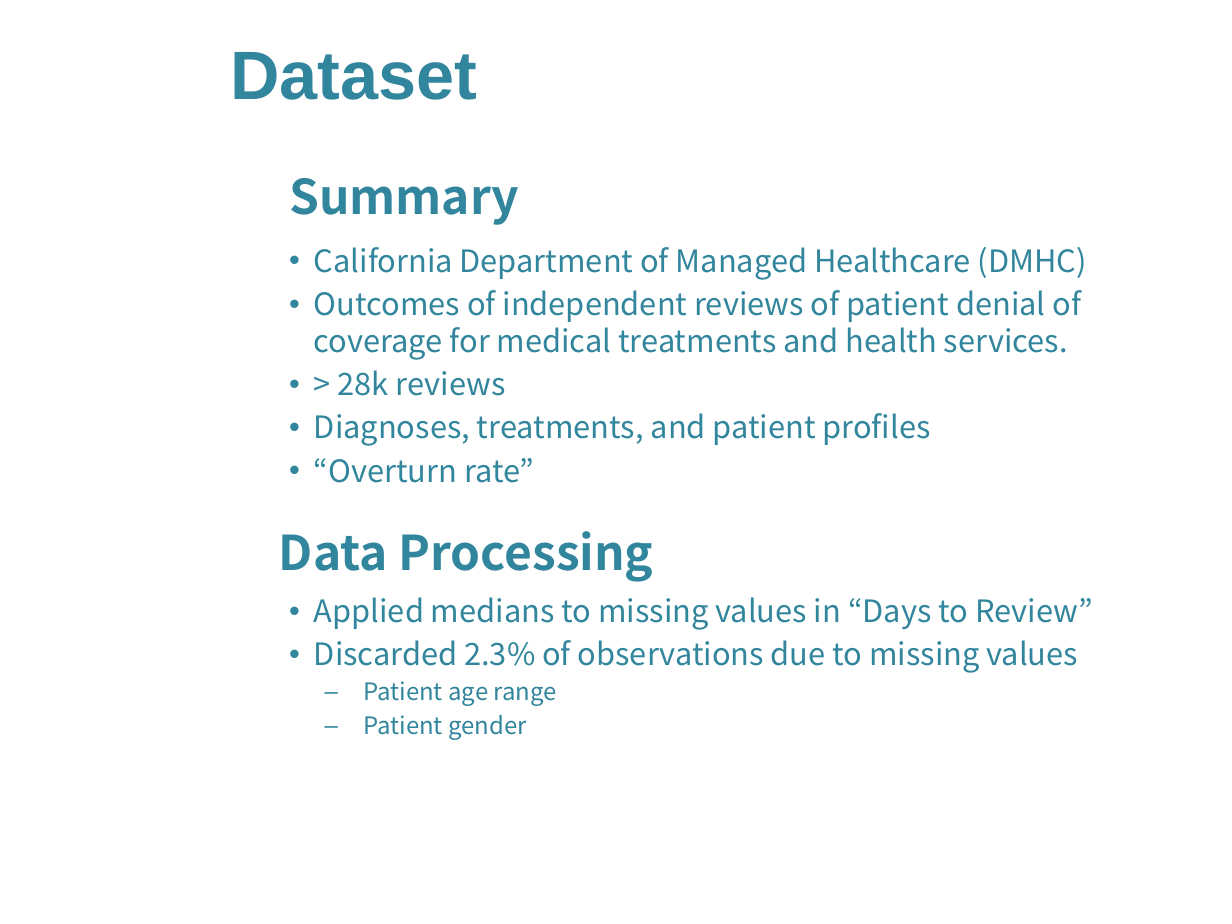
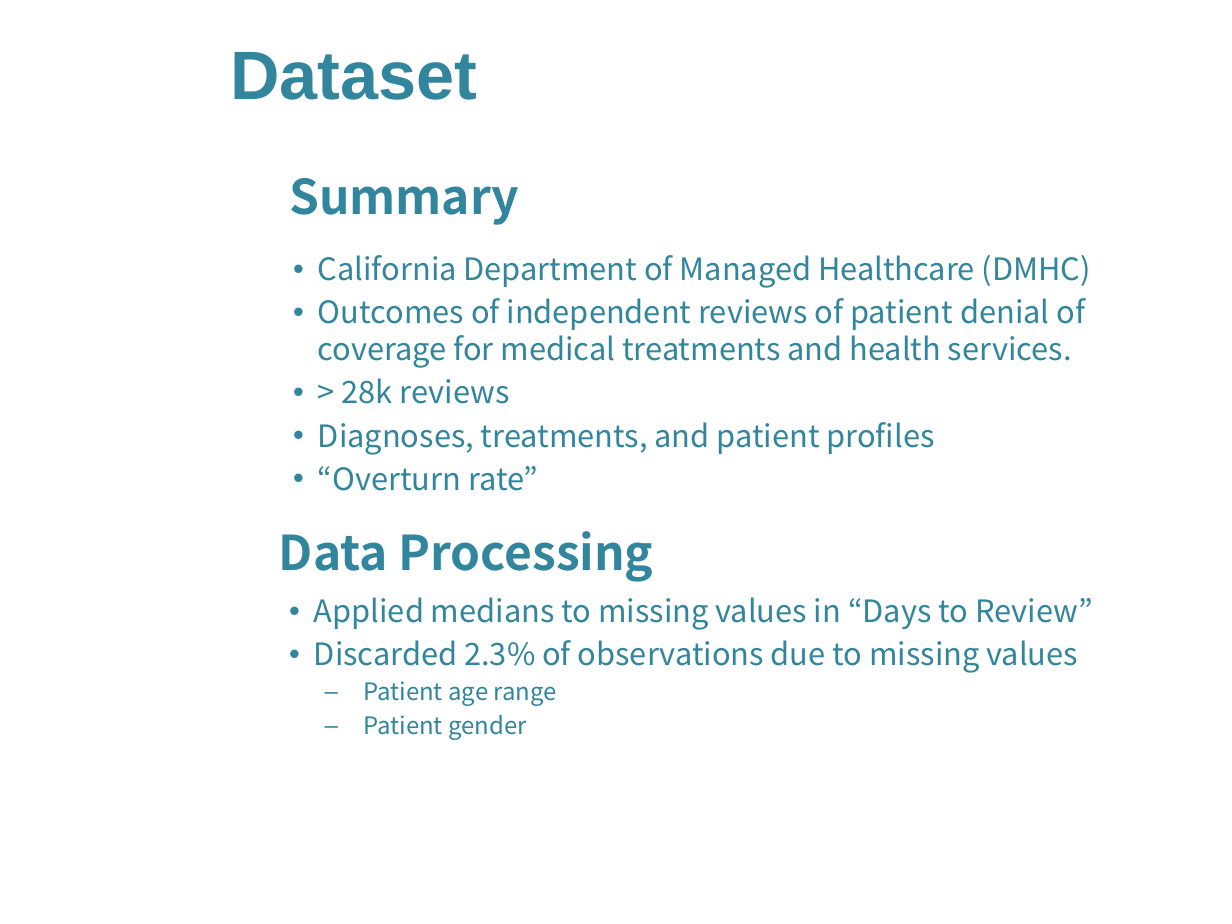
Before and after one commit to Morgan-Sell/Bias-CA-IMR, a slide deck: slide 3 of CA_IMR_v1.pptx. Drawn at 1232x924 pixels with LibreOffice and Linux fonts; fonts in the diff are those of the drawing; background and template pictures are left out. Boxes give left, top, right and bottom in pixels: in the first picture for what was removed or moved away, otherwise in the second. Text is boxed around its words. In the diff, an @@ line names an element or a change of style, - is before the commit and + after.

```diff
--- a/CA_IMR_v1.pptx
+++ b/CA_IMR_v1.pptx
@@ text "California Department of Managed Healthcare ...": place and size @@
-text "California Department of Managed Healthcare ..." at [314, 247, 1087, 483]
+text "California Department of Managed Healthcare ..." at [318, 255, 1091, 491]
```
Also in this commit, not shown: 6 other slides changed, 14 other files.
